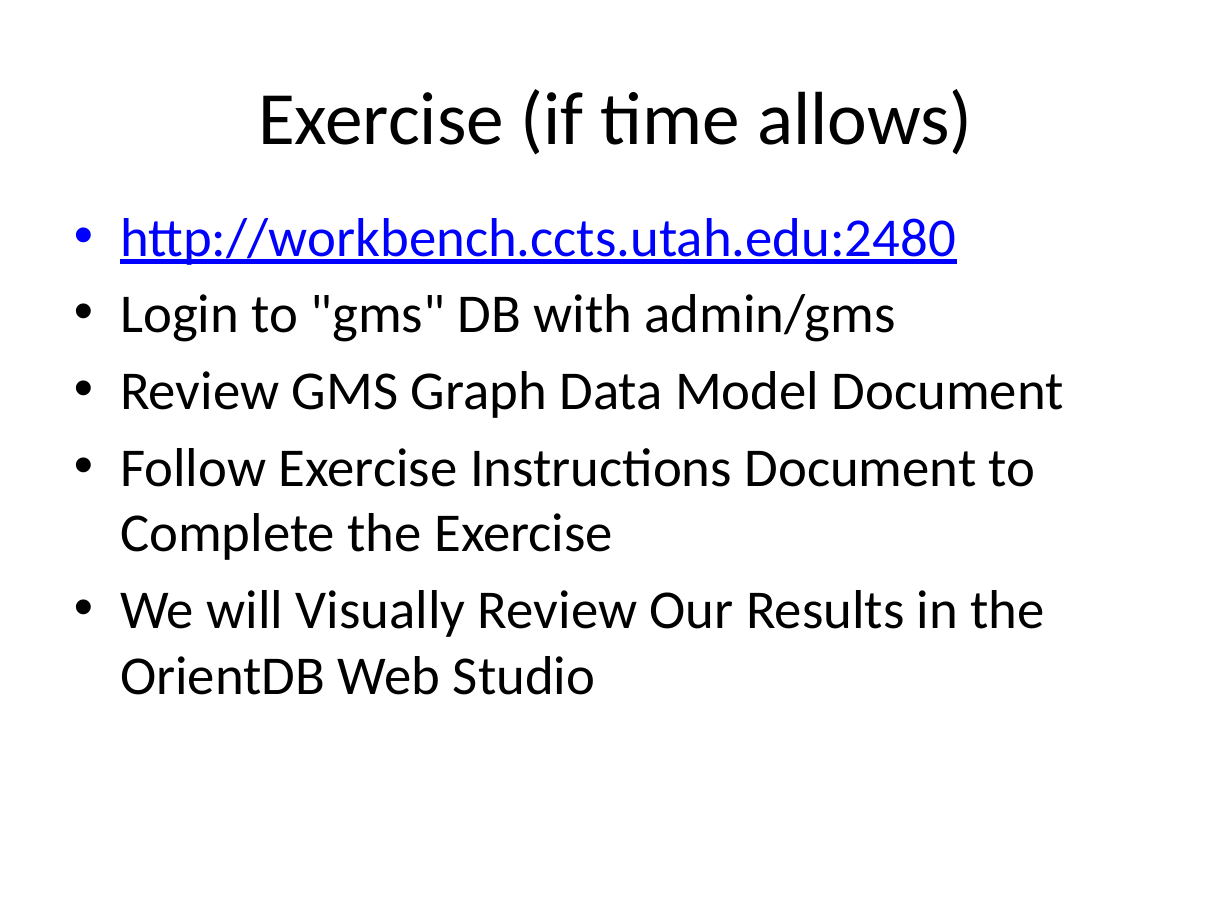
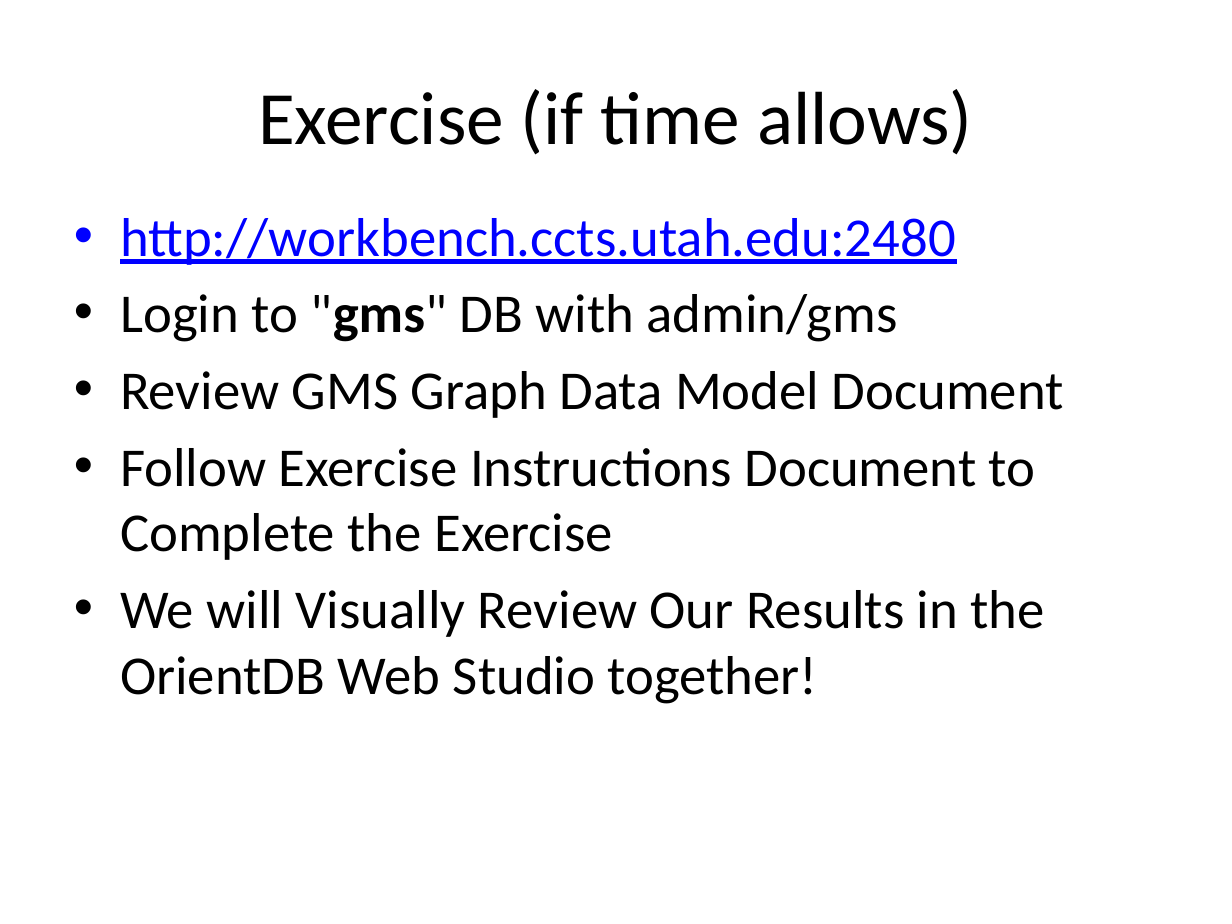
Before and after one commit to UUDeCART/NoSQL, a slide deck: slide 45 of OrientDB_Intro.pptx. Drawn at 1232x924 pixels with LibreOffice and Linux fonts; fonts in the diff are those of the drawing. Boxes give left, top, right and bottom in pixels: in the first picture for what was removed or moved away, otherwise in the second. Text is boxed around its words. In the diff, an @@ line names an element or a change of style, - is before the commit and + after.

Commit message:
Revised OrientDB Files

```diff
--- a/OrientDB_Intro.pptx
+++ b/OrientDB_Intro.pptx
@@ text at (120, 294, 898, 342): bold on in ""gms"" @@
@@ text at (120, 590, 1044, 704): text changed @@
-• We will Visually Review Our Results in the OrientDB Web Studio
+• We will Visually Review Our Results in the OrientDB Web Studio together!
```
Also in this commit, not shown: 2 other slides changed, 2 other files.
